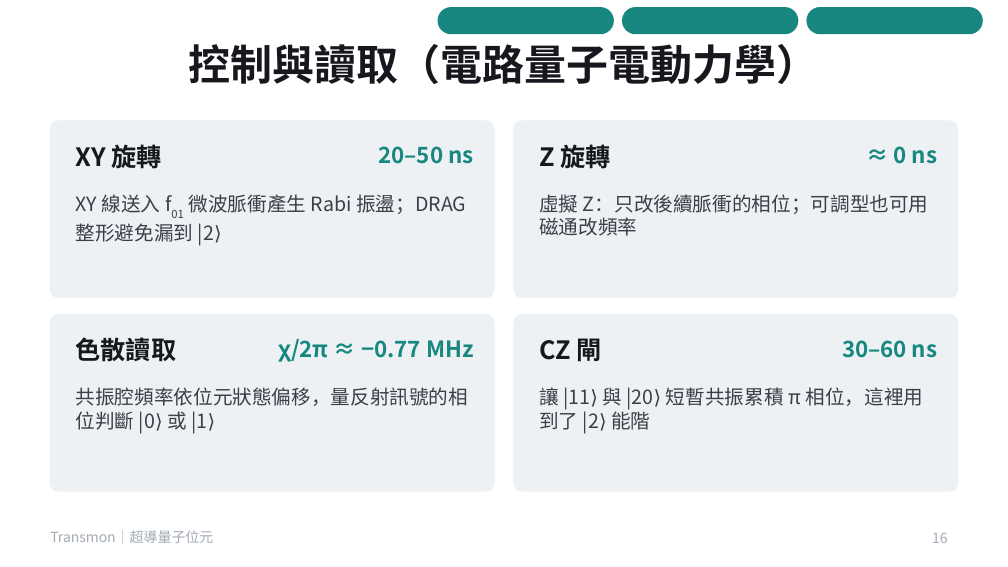
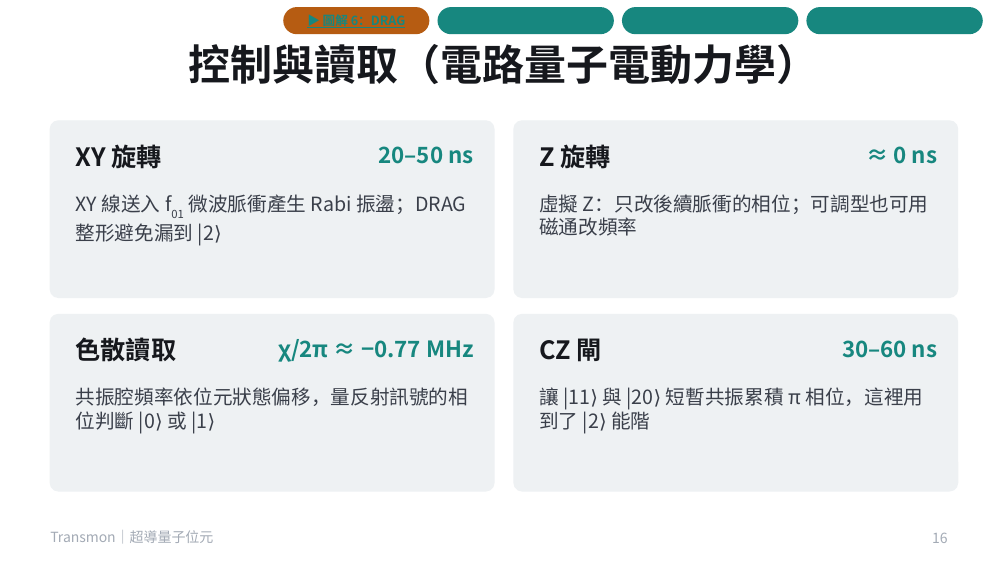
Before and after one commit to pcpcchen-coder/QuantumComputing, a slide deck: slide 16 of slides/transmon.pptx. Drawn at 1008x567 pixels with LibreOffice and Linux fonts; fonts in the diff are those of the drawing. Boxes give left, top, right and bottom in pixels: in the first picture for what was removed or moved away, otherwise in the second. Text is boxed around its words. In the diff, an @@ line names an element or a change of style, - is before the commit and + after.

```diff
--- a/slides/transmon.pptx
+++ b/slides/transmon.pptx
@@ rounded rectangle added at [283,7,429,34], fill #B65C12, 9 pt, text #17877F, bold, underline @@
+▶ 圖解 6：DRAG
```
Also in this commit, not shown: 5 other slides changed, 2 slides added, 10 other files.
